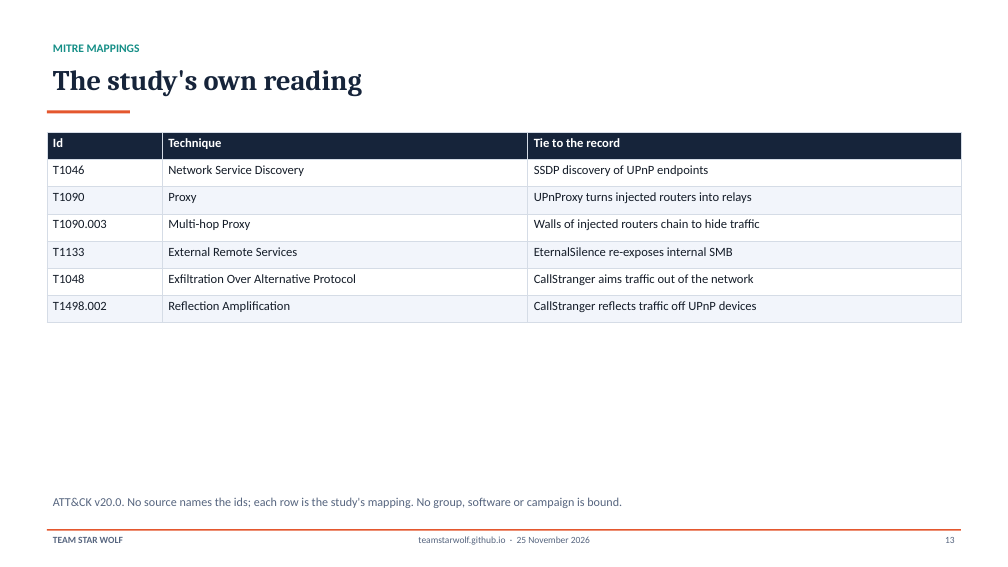
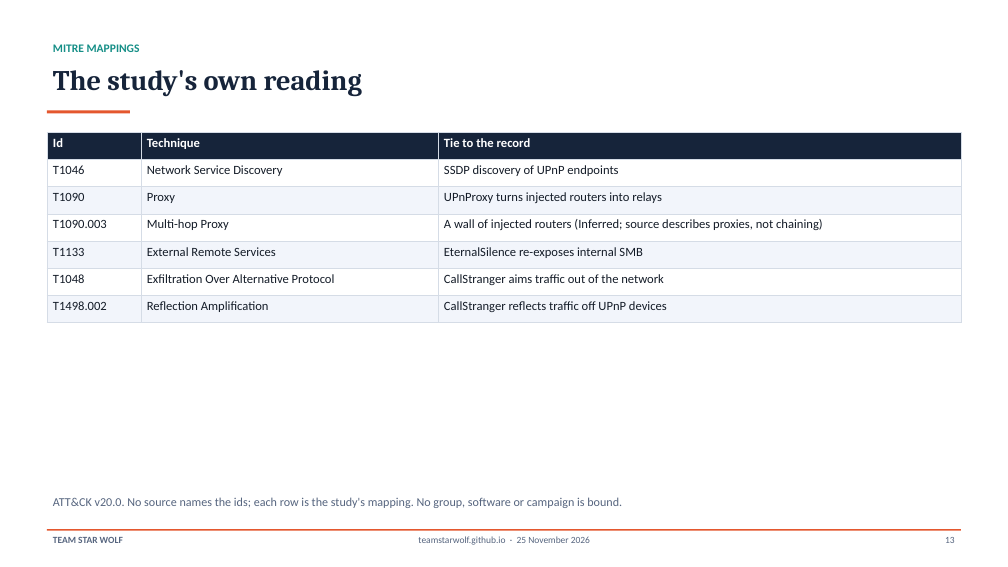
Before and after one commit to TeamStarWolf/TeamStarWolf, a slide deck: slide 13 of case-studies/slides/UPnP_Home_Network_Case_Study.pptx. Drawn at 1008x567 pixels with LibreOffice and Linux fonts; fonts in the diff are those of the drawing. Boxes give left, top, right and bottom in pixels: in the first picture for what was removed or moved away, otherwise in the second. Text is boxed around its words. In the diff, an @@ line names an element or a change of style, - is before the commit and + after.

```diff
--- a/case-studies/slides/UPnP_Home_Network_Case_Study.pptx
+++ b/case-studies/slides/UPnP_Home_Network_Case_Study.pptx
@@ table at <box>47,132,961,323</box> @@
-row 4, column 3: Walls of injected routers chain to hide traffic
+row 4, column 3: A wall of injected routers (Inferred; source describes proxies, not chaining)
```
Also in this commit, not shown: 12 other slides changed, 7 other files.
